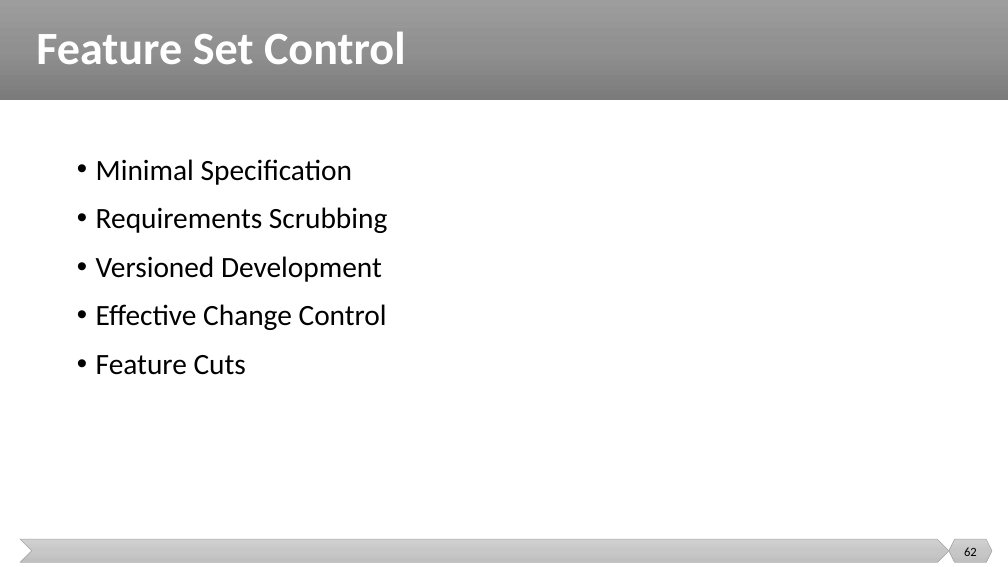
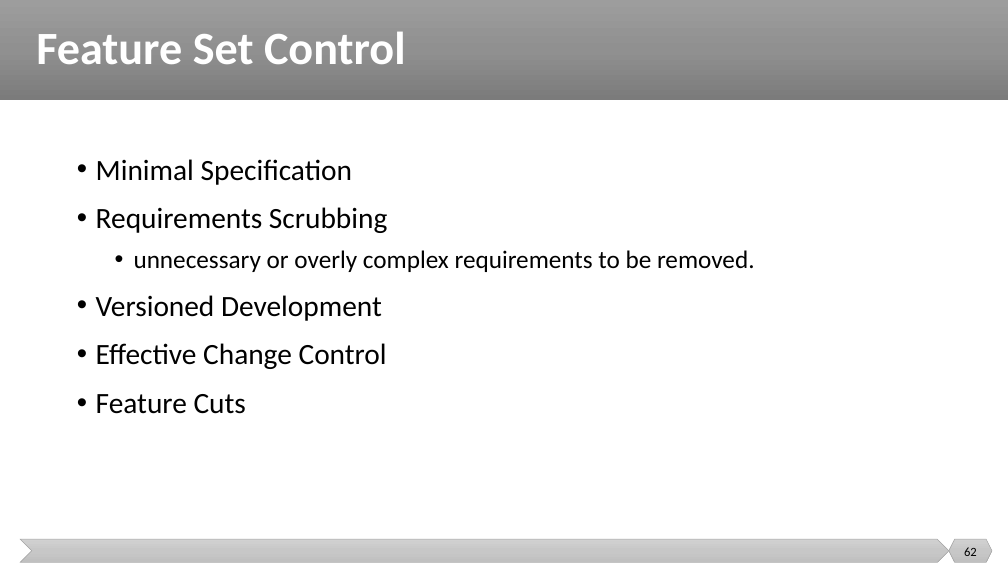
Before and after one commit to malenezi/malenezi, a slide deck: slide 62 of SE423/Lectures/9-Change Management/Change Management.pptx. Drawn at 1008x567 pixels with LibreOffice and Linux fonts; fonts in the diff are those of the drawing. Boxes give left, top, right and bottom in pixels: in the first picture for what was removed or moved away, otherwise in the second. Text is boxed around its words. In the diff, an @@ line names an element or a change of style, - is before the commit and + after.

```diff
--- a/SE423/Lectures/9-Change Management/Change Management.pptx
+++ b/SE423/Lectures/9-Change Management/Change Management.pptx
@@ text at [134,250,755,272]: paragraph added @@
+  • unnecessary or overly complex requirements to be removed.
```
Also in this commit, not shown: 8 other slides changed, 4 slides added, 1 slide removed, 1 other file.
